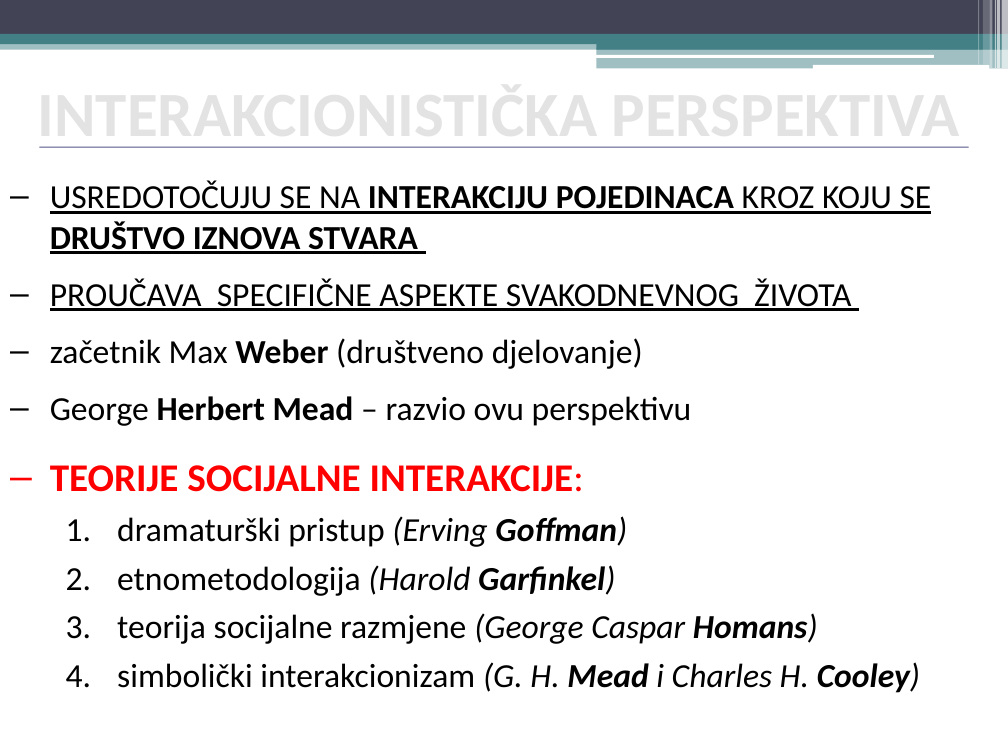
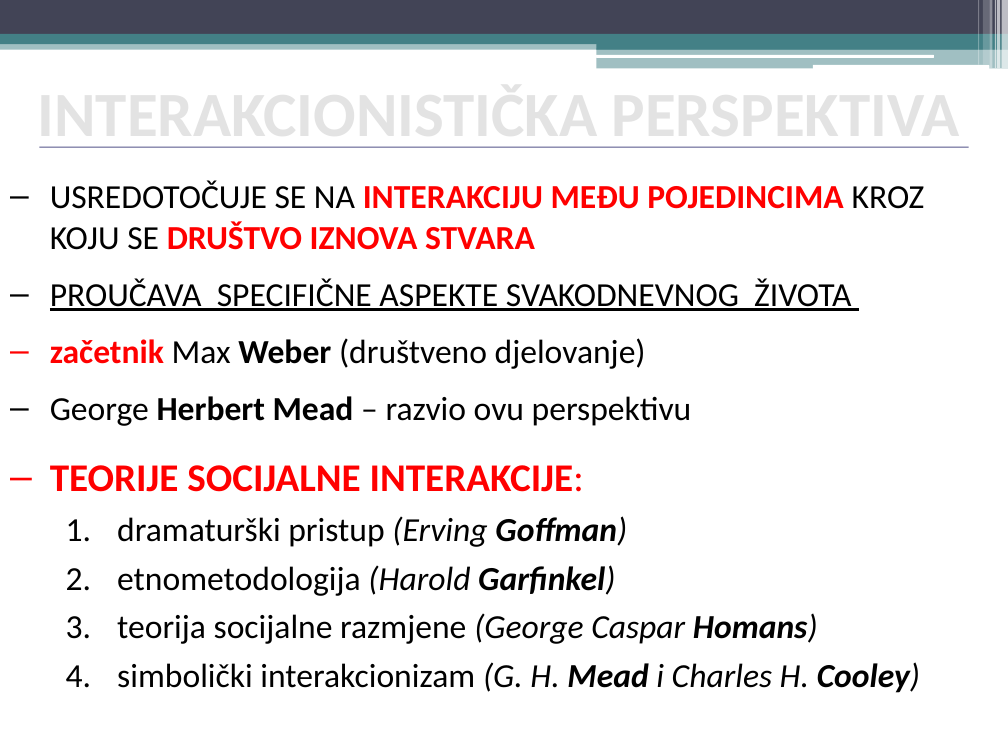
Before and after one commit to srednja-skola/sociologija, a slide deck: slide 7 of data/pptx/003_7_Teorijske_perspektive_u_sociologiji.pptx. Drawn at 1008x756 pixels with LibreOffice and Linux fonts; fonts in the diff are those of the drawing. Boxes give left, top, right and bottom in pixels: in the first picture for what was removed or moved away, otherwise in the second. Text is boxed around its words. In the diff, an @@ line names an element or a change of style, - is before the commit and + after.

```diff
--- a/data/pptx/003_7_Teorijske_perspektive_u_sociologiji.pptx
+++ b/data/pptx/003_7_Teorijske_perspektive_u_sociologiji.pptx
@@ text at box(50, 181, 925, 250): text changed; text colour #000000 to #FF0000 @@
-– USREDOTOČUJU SE NA INTERAKCIJU POJEDINACA KROZ KOJU SE DRUŠTVO IZNOVA STVARA
+– USREDOTOČUJE SE NA INTERAKCIJU MEĐU POJEDINCIMA KROZ KOJU SE DRUŠTVO IZNOVA STVARA
@@ text at box(50, 338, 646, 369): text colour #000000 to #FF0000, bold on in "začetnik" @@
```
Also in this commit, not shown: 5 other slides changed, 2 other files.
